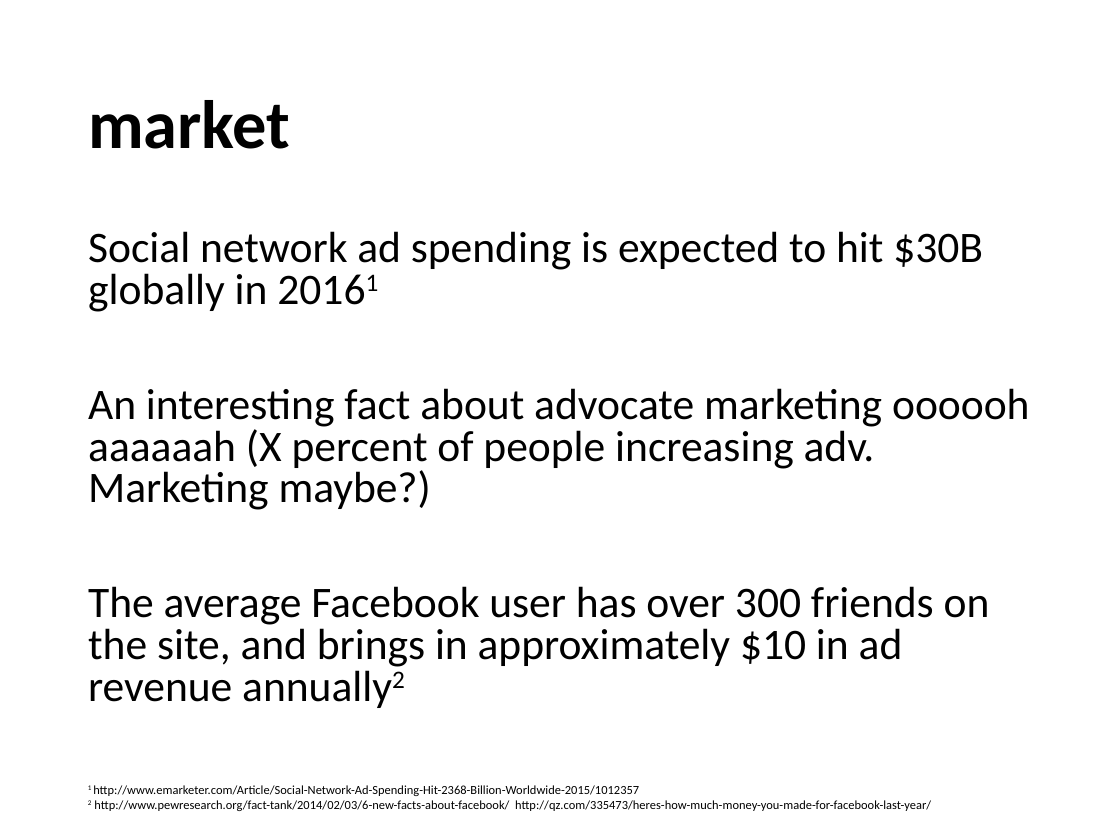
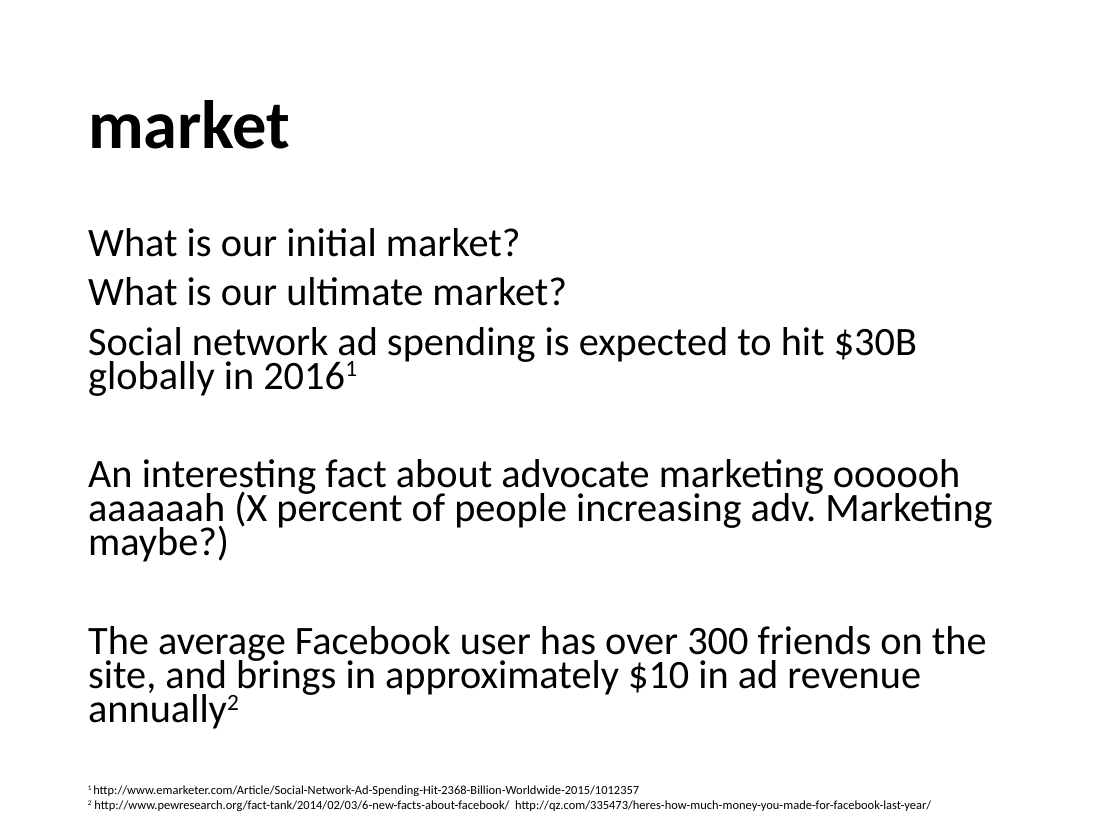
Before and after one commit to tgg-m-witthaus/advoclik, a slide deck: slide 6 of advoclik pitch deck.pptx. Drawn at 1120x840 pixels with LibreOffice and Linux fonts; fonts in the diff are those of the drawing. Boxes give left, top, right and bottom in pixels: in the first picture for what was removed or moved away, otherwise in the second. Text is boxed around its words. In the diff, an @@ line names an element or a change of style, - is before the commit and + after.

Commit message:
update pitch deck

```diff
--- a/advoclik pitch deck.pptx
+++ b/advoclik pitch deck.pptx
@@ text at [88,228,567,306]: paragraphs added @@
+What is our initial market?
+What is our ultimate market?
@@ text at [88,327,992,698]: size 28 to 25.9 pt in "Social network ad spending is expected to ...", "An interesting fact about advocate marketing oooooh ...", "The average Facebook user has over 300 ..."; line spacing 0.8 to 0.7 @@
```
Also in this commit, not shown: 1 slide added, 1 slide removed.
